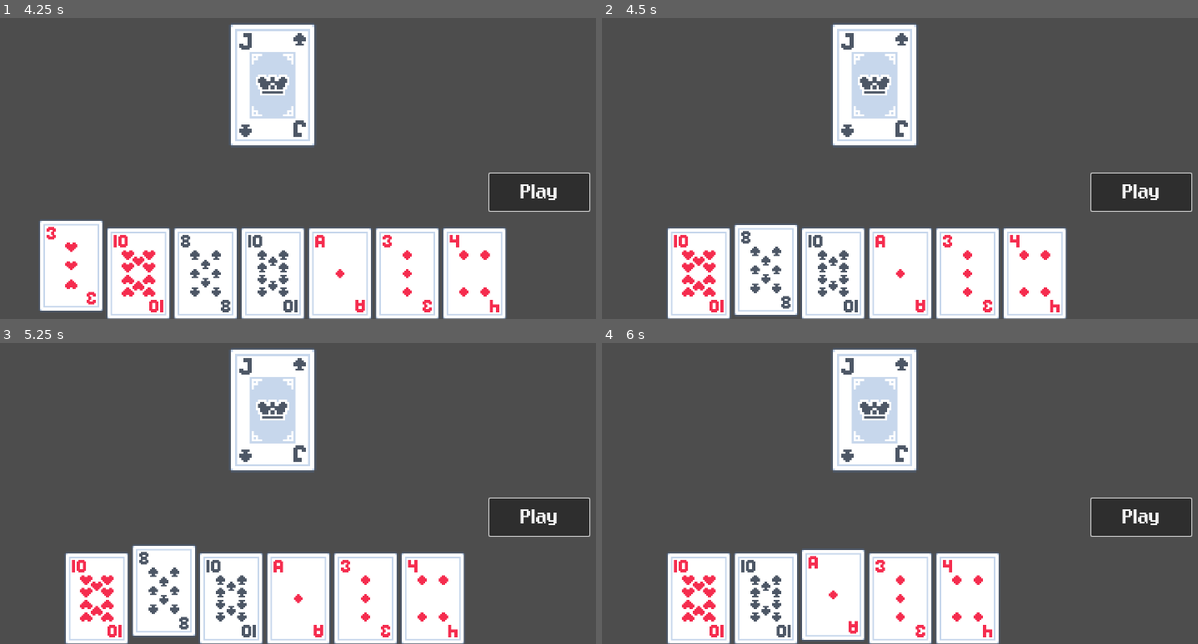
Above: before the commit, frames 1-4 (two rows, left to right).
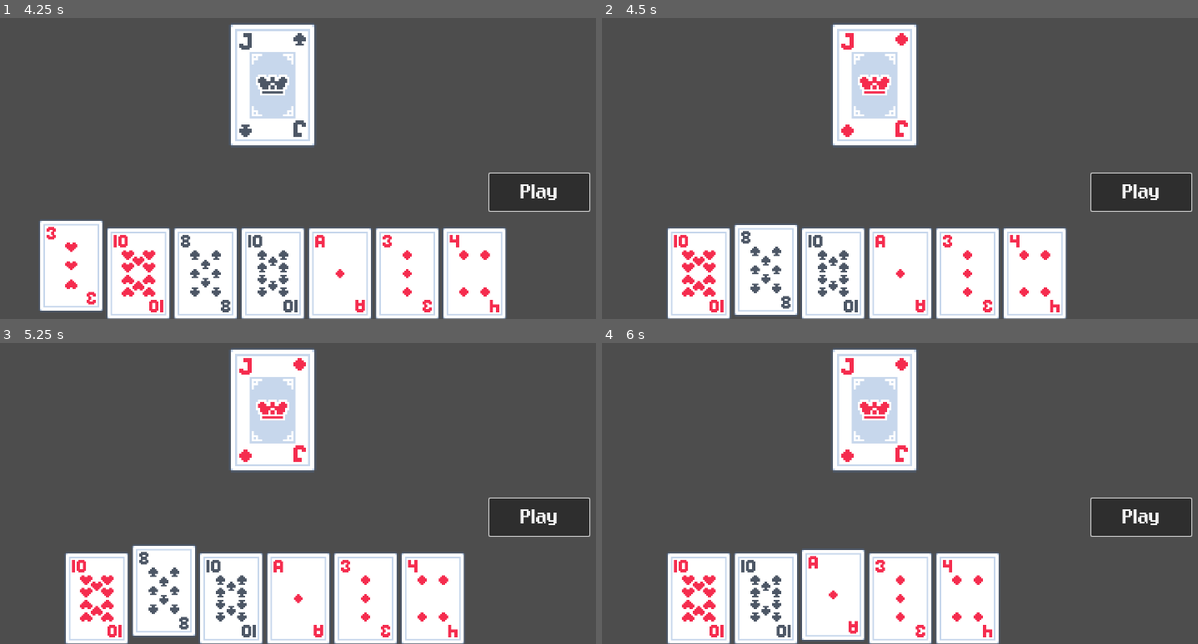
Above: after the commit, the same moments.

Repository: austintian03/regicide-clone
Game: Godot game, scene res://scenes/game.tscn
Same seed, same stepped clock (60 frames per second), same inputs: the game is played once before the commit and once after it.
Inputs (mouse positions are in pixels of both pictures, inside the frame that each line leads up to):
- Up to frame 1 (4.25 s): click "Play" at 0.5 s; click "Play" at 1.25 s; click "Play" at 2 s; tap Enter at 2.75 s; move the mouse to (35, 273) at 2.77 s; press the mouse at (35, 273) at 2.78 s; tap Space at 3.5 s; move the mouse to (71, 273) at 3.52 s; release the mouse at (71, 273) at 3.53 s; right-click (71, 273) at 3.6 s; click (71, 273) at 3.67 s
- Up to frame 2 (4.5 s): tap Enter at 4.25 s; move the mouse to (739, 273) at 4.27 s; press the mouse at (739, 273) at 4.28 s
- Up to frame 3 (5.25 s): tap Space at 5 s; move the mouse to (166, 595) at 5.02 s; release the mouse at (166, 595) at 5.03 s; right-click (166, 595) at 5.1 s; click (166, 595) at 5.17 s
- Up to frame 4 (6 s): tap Enter at 5.75 s; move the mouse to (834, 598) at 5.77 s; press the mouse at (834, 598) at 5.78 s

Frame 1 is identical in both runs. In frame 2, 0.4% of the frame differs, in the area x 40-52%, y 4-40%; in frame 3, 0.4%; in frame 4, 0.4%.

Commit message:
Implement game logic for boss turns and add debug print statements

Diff:
--- a/scripts/game.gd
+++ b/scripts/game.gd
@@ -20,10 +20,14 @@
 
 # Called when the node enters the scene tree for the first time.
 func _ready() -> void:
+	# connect event signals that trigger game effects
 	Events.connect("cards_played", _on_cards_played)
+	Events.connect("boss_card_damaged", _on_boss_card_damaged)
+
 	# populate player deck with cards and draw starting hand
 	populate(deck, NUMS)
 	fill_hand()
+	print("Starting hand: ", hand)
 
 	# populate enemy pile with the royals
 	populate_enemies()
@@ -32,7 +36,6 @@
 # Called every frame. 'delta' is the elapsed time since the previous frame.
 func _process(_delta: float) -> void:
 	pass
-
 
 func populate(pile: CardPile, ranks: Array) -> void:
 	for s in SUITS:
@@ -52,16 +55,46 @@
 	var cards_to_draw = min(num_cards, max_cards_can_draw)
 	for i in range(cards_to_draw):
 		hand.add_and_sort_card(deck.draw_card())
-	print(hand)
+
+# connected signal events which trigger game effects
+func _on_boss_card_damaged(boss_health: int) -> void:
+	print("Resolving boss turn")
+	resolve_boss_turn(boss_health)
 
 func _on_cards_played(played_cards: Array[CardResource]) -> void:
+	print("Resolving player turn")
 	# resolve card effects, deal damage to boss card
+	resolve_player_turn(played_cards)
+
+# game effect functions
+func resolve_player_turn(played_cards: Array[CardResource]) -> void:
 	process_play_effects(played_cards)
+	print("Attacking boss for ", player_damage)
 	boss_card.take_damage(player_damage)
 
-	# if boss card still alive, resolve boss attack
-	var post_mitigation_dmg = max(boss_card.do_damage() - player_defense, 0)
-	Events.emit_signal("boss_card_attacking", post_mitigation_dmg)
+func resolve_boss_turn(boss_health: int) -> void:
+	if boss_health <= 0:
+		process_boss_death(boss_health)
+	else:
+		print("Boss card attacking!")
+		var post_mitigation_dmg = max(boss_card.do_damage() - player_defense, 0)
+		Events.emit_signal("boss_card_attacking", post_mitigation_dmg, player_defense)
+
+func process_boss_death(boss_health: int) -> void:
+	# release card resource to the correct pile depending on perfect lethal or not
+	if boss_health == 0:
+		print("Perfect lethal!")
+		deck.add_card_on_top(boss_card.on_death())
+	elif boss_health < 0:
+		print("Royalty vanquished.")
+		discard.add_card(boss_card.on_death())
+
+	# draw new boss card or win game
+	if enemies.get_size() > 0:
+		boss_card.set_card(enemies.draw_card())
+	else:
+		boss_card.queue_free()
+		print("You win!")
 
 func process_play_effects(played_cards: Array[CardResource]) -> void:
 	# set player_damage to sum of played cards
@@ -79,13 +112,17 @@
 		# double damage
 		"clubs":
 			player_damage *= 2
+			print("Doubled damage to ", player_damage)
 		# draw cards to hand
 		"diamonds":
+			print("Drawing up to ", val)
 			fill_hand(val)
 		# restore random cards from discard to bottom of deck
 		"hearts":
+			print("Restoring up to ", val, " cards back to Tavern deck")
 			discard.shuffle()
 			deck.add_cards(discard.draw_cards(val))
 		# add defense
 		"spades":
 			player_defense += val
+			print("Defense is now ", player_defense)
